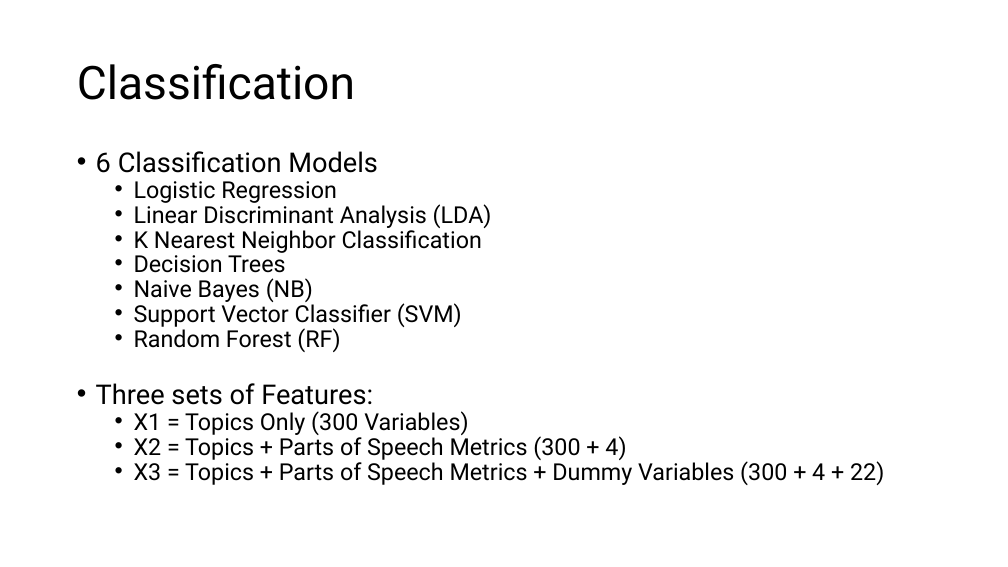
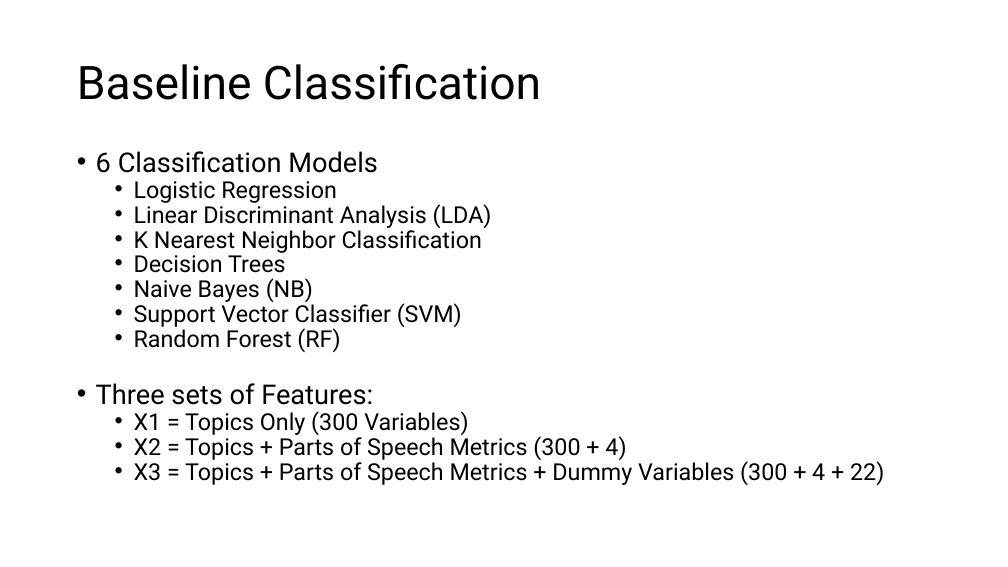
Before and after one commit to chrisgian/Capstone2-NLP-Hotel-Reviews, a slide deck: slide 11 of NLP 2 - Hotel Reviews Deliverable.pptx (slide 13 before the commit). Drawn at 1008x567 pixels with LibreOffice and Linux fonts; fonts in the diff are those of the drawing. Boxes give left, top, right and bottom in pixels: in the first picture for what was removed or moved away, otherwise in the second. Text is boxed around its words. In the diff, an @@ line names an element or a change of style, - is before the commit and + after.

```diff
--- a/NLP 2 - Hotel Reviews Deliverable.pptx
+++ b/NLP 2 - Hotel Reviews Deliverable.pptx
@@ title at [77,64,541,100]: text changed @@
-Classification
+Baseline Classification
```
Also in this commit, not shown: 10 other slides changed, 5 slides added, 9 slides removed, 1 other file.
